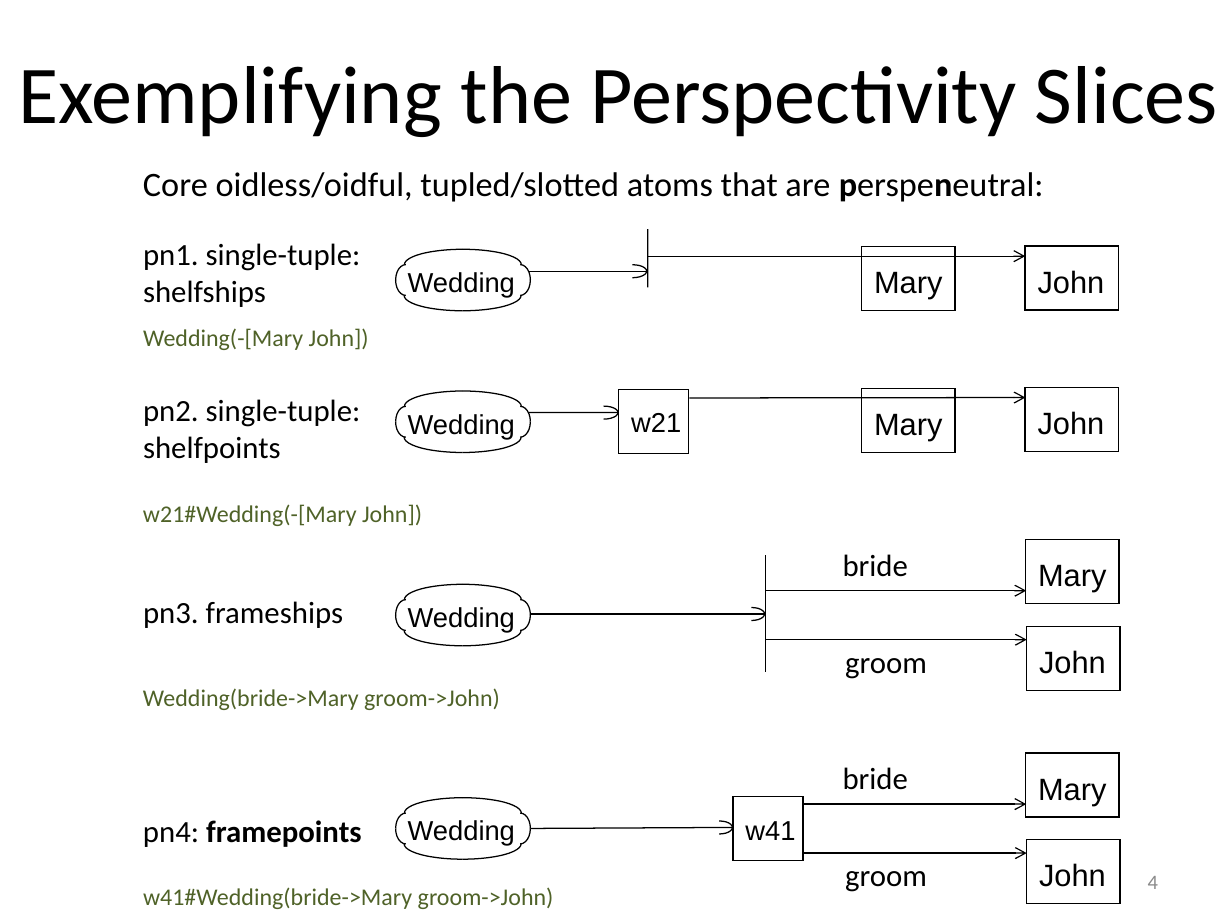
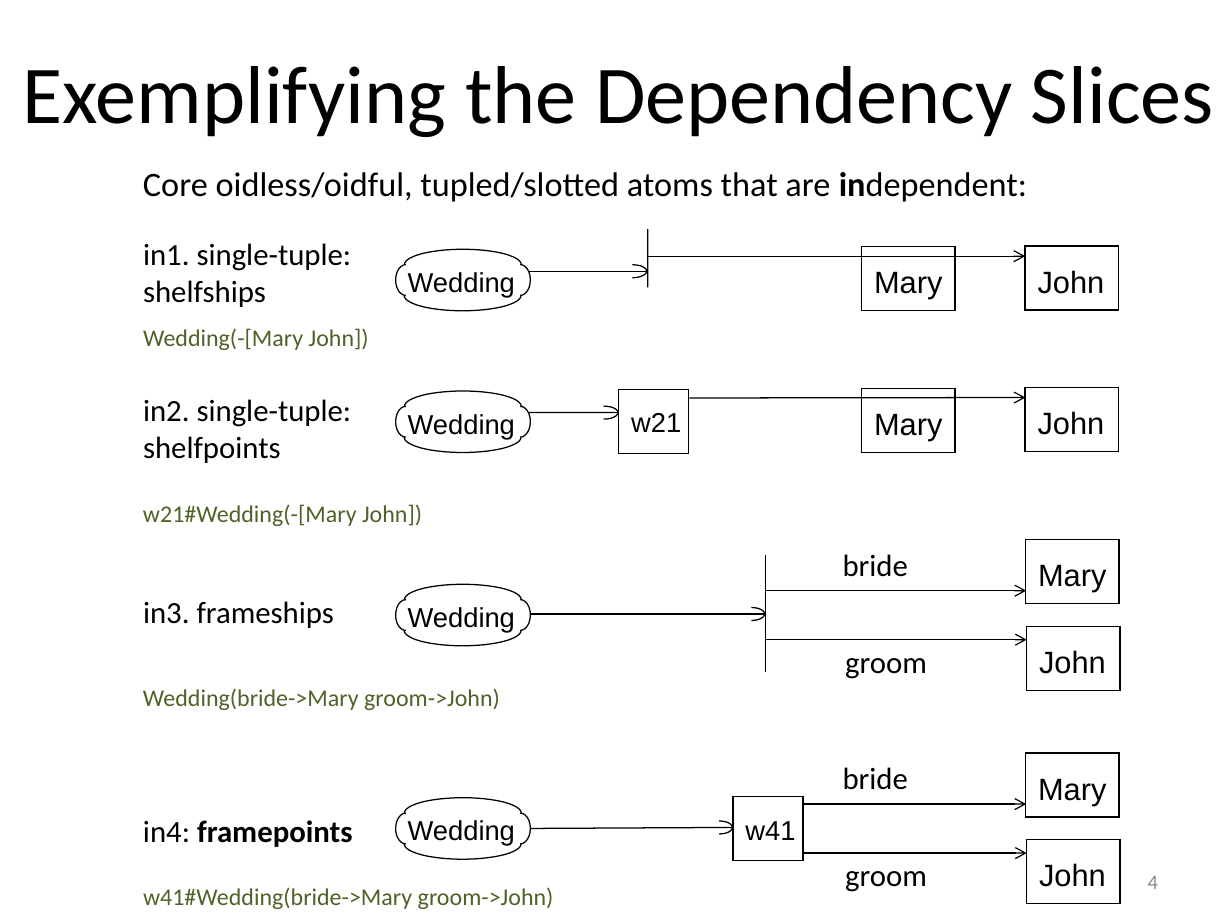
Before and after one commit to RuleML/ruleml-website, a slide deck: slide 4 of talks/PSOAMetamodelGrailogWedding.pptx. Drawn at 1232x924 pixels with LibreOffice and Linux fonts; fonts in the diff are those of the drawing. Boxes give left, top, right and bottom in pixels: in the first picture for what was removed or moved away, otherwise in the second. Text is boxed around its words. In the diff, an @@ line names an element or a change of style, - is before the commit and + after.

```diff
--- a/talks/PSOAMetamodelGrailogWedding.pptx
+++ b/talks/PSOAMetamodelGrailogWedding.pptx
@@ text at [22, 66, 1214, 137]: text changed @@
-Exemplifying the Perspectivity Slices
+Exemplifying the Dependency Slices
@@ text at [143, 172, 1027, 202]: text changed @@
-Core oidless/oidful, tupled/slotted atoms that are perspeneutral:
+Core oidless/oidful, tupled/slotted atoms that are independent:
@@ text at [143, 243, 352, 271]: text changed @@
-pn1. single-tuple:
+in1. single-tuple:
@@ text at [143, 399, 352, 427]: text changed @@
-pn2. single-tuple:
+in2. single-tuple:
@@ text at [143, 601, 334, 628]: text changed @@
-pn3. frameships
+in3. frameships
@@ text at [143, 820, 352, 847]: text changed @@
-pn4: framepoints
+in4: framepoints
```
Also in this commit, not shown: 15 other slides changed, 1 other file.
